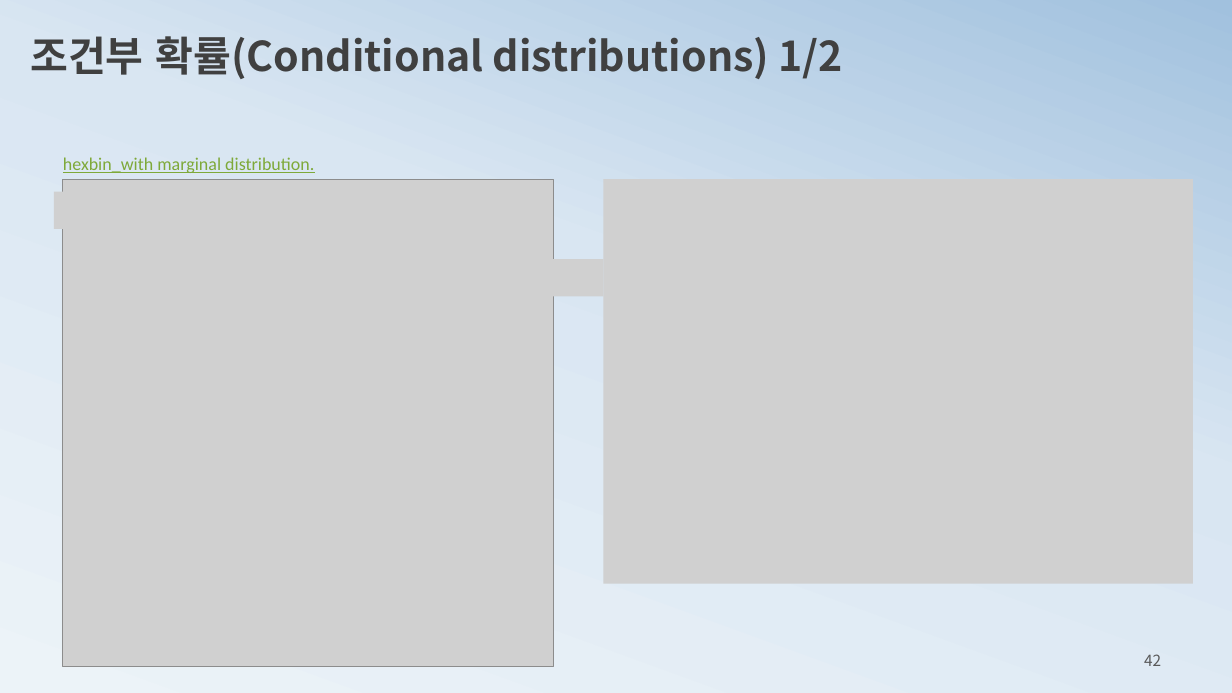
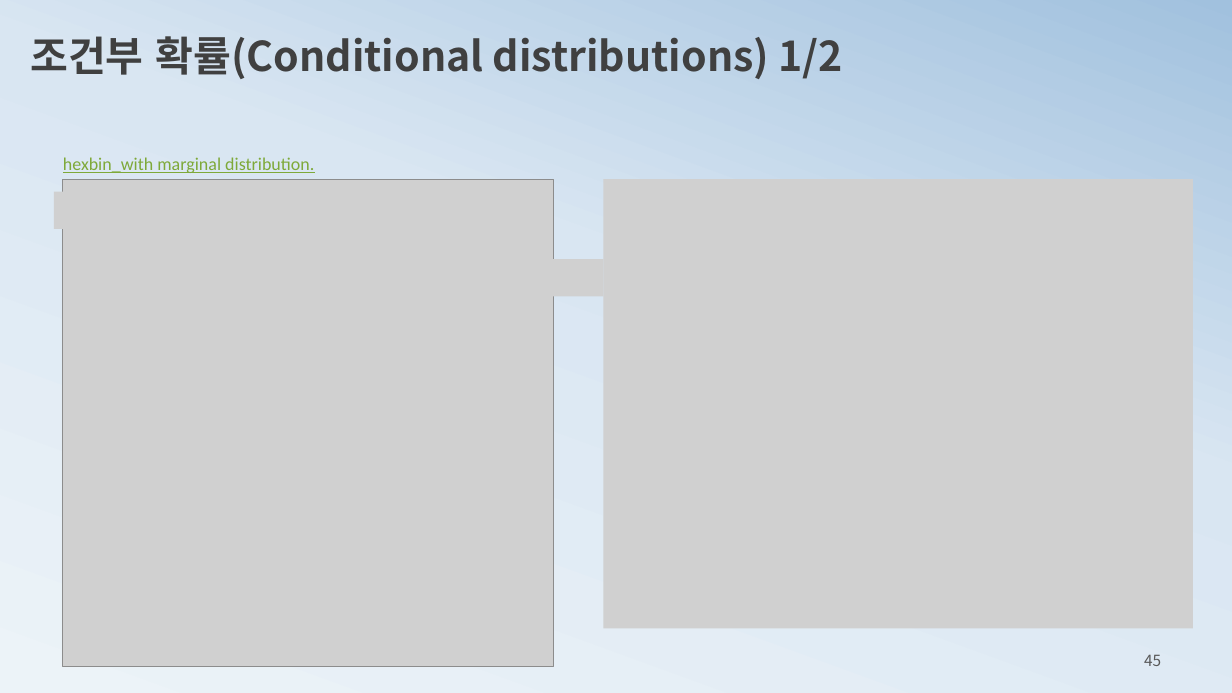
Before and after one commit to ancestor9/mathematics-for-machine-learning, a slide deck: slide 45 of 3_probability theory for machine learning.pptx (slide 42 before the commit). Drawn at 1232x693 pixels with LibreOffice and Linux fonts; fonts in the diff are those of the drawing; grey boxes stand for pictures. Boxes give left, top, right and bottom in pixels: in the first picture for what was removed or moved away, otherwise in the second. Text is boxed around its words. In the diff, an @@ line names an element or a change of style, - is before the commit and + after.

```diff
--- a/3_probability theory for machine learning.pptx
+++ b/3_probability theory for machine learning.pptx
@@ picture: place and size @@
-picture at bbox=[604, 179, 1193, 584]
+picture at bbox=[604, 179, 1193, 628]
@@ page number at bbox=[1144, 654, 1161, 666]: text changed @@
-42
+45
```
Also in this commit, not shown: 3 other slides changed, 10 slides added.
